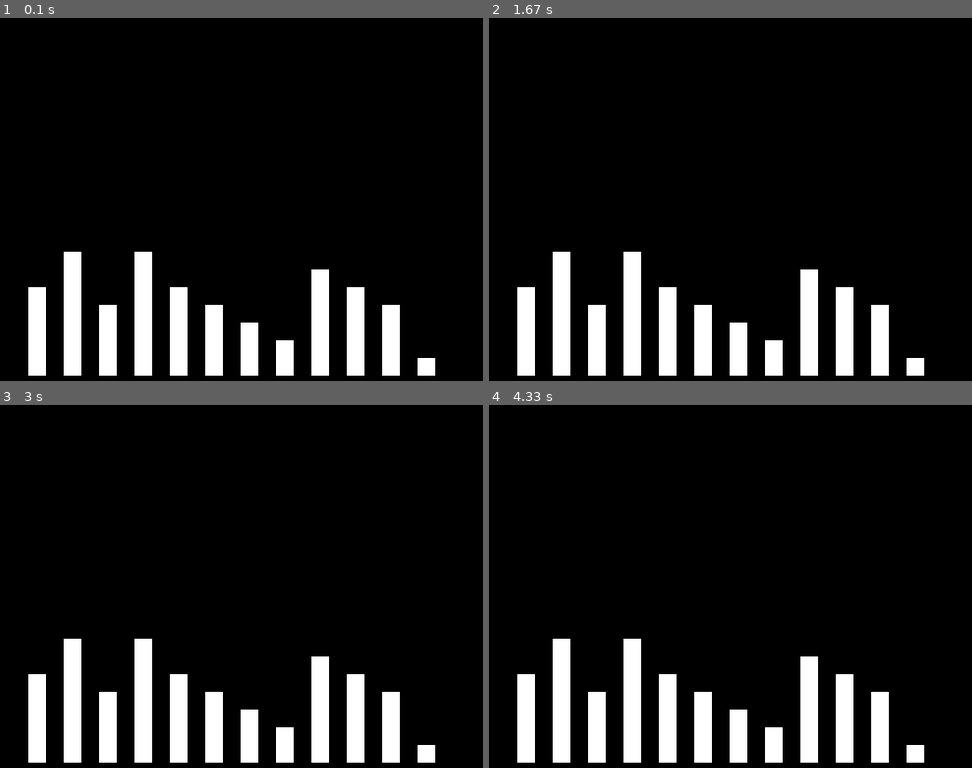
Above: before the commit, frames 1-4 (two rows, left to right).
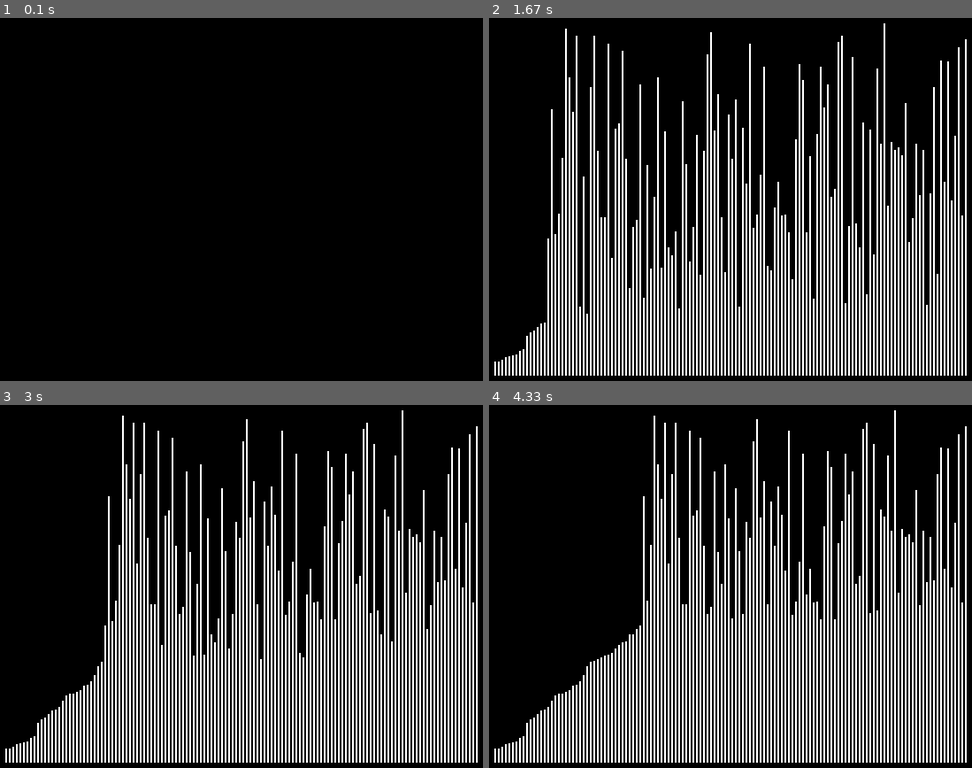
Above: after the commit, the same moments.

Repository: saubun/python-repo
Game: pygame game, started from src/sortingVisualization.py
Two runs of this game, one before a commit and one after it. Both use one fixed random seed, a clock stepped at 60 frames per second and the inputs below.
Inputs:
- Up to frame 1 (0.1 s): no input
- Up to frame 2 (1.67 s): no input
- Up to frame 3 (3 s): no input
- Up to frame 4 (4.33 s): no input

The runs differ from the first frame. In frame 1, 9.5% of the frame differs, in the area x 5-91%, y 64-99%; in frame 2, 26%; in frame 3, 26%, in the area x 1-99%, y 1-99%; in frame 4, 26%.

Commit message:
sorting visualizer :)

Diff:
--- a/src/sortingVisualization.py
+++ b/src/sortingVisualization.py
@@ -1,8 +1,9 @@
 import pygame
+import numpy as np
 
 WIDTH = 600
 HEIGHT = 480
-FPS = 60
+FPS = 10
 
 WHITE = (255, 255, 255)
 BLACK = (0, 0, 0)
@@ -15,13 +16,17 @@
 pygame.display.set_caption("Sorting")
 clock = pygame.time.Clock()
 
-arr = [5, 7, 4, 7, 5, 4, 3, 2, 6, 5, 4, 1]
+# Setup an array of length 135 with numbers from 10 - 400
+arr = [np.random.randint(10, 400) for _ in range(135)]
+newArr = []
 
 
 def main():
+    '''The main function containing the game loop'''
     running = True
-    i = 20
     while running:
+
+        # Limit FPS
         clock.tick(FPS)
 
         # Main event listening
@@ -32,15 +37,41 @@
         # Reset display
         screen.fill(BLACK)
 
-        for item in arr:
-            i += 40
-            p = pygame.Rect(i, HEIGHT - 20, 20, 0)
-            p.inflate_ip(0, item * 20)
+        # Reset dummy value for spacing
+        dummy = 30
+
+        # Sorting
+        if len(arr) > 0:
+            min = 999  # Very large default min value not in the arr
+            for item in arr:
+                if item < min:
+                    min = item
+            newArr.append(min)
+            try:
+                arr.remove(min)
+            except ValueError:
+                pass
+
+            # Draw the array
+            for item in arr:
+                dummy += 4
+                p = pygame.Rect(WIDTH - dummy, HEIGHT - 20, 2, 0)
+                p.inflate_ip(0, item)
+                p.bottom = HEIGHT - 20
+                pygame.draw.rect(screen, WHITE, p)
+
+        # Reset dummy value for spacing
+        dummy = 30
+
+        # Draw new array
+        for item in newArr:
+            dummy += 4
+            p = pygame.Rect(dummy, HEIGHT - 20, 2, 0)
+            p.inflate_ip(0, item)
             p.bottom = HEIGHT - 20
             pygame.draw.rect(screen, WHITE, p)
 
-        i = 20
-
+        # Update display
         pygame.display.update()
 
     pygame.quit()
